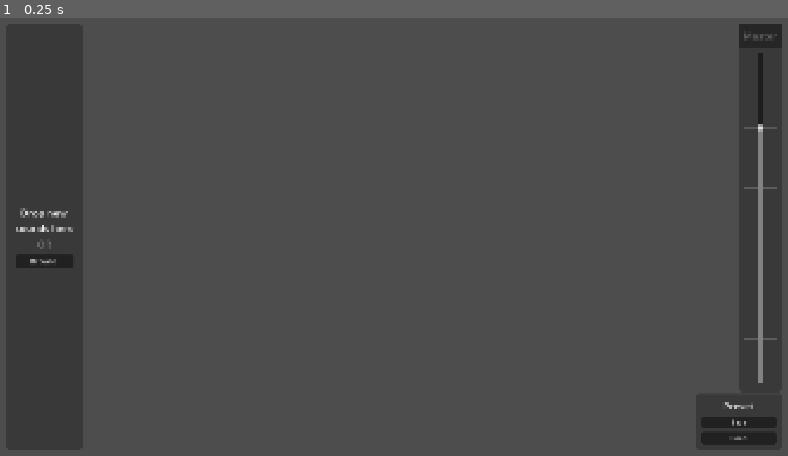
Above: before the commit, frame 1.
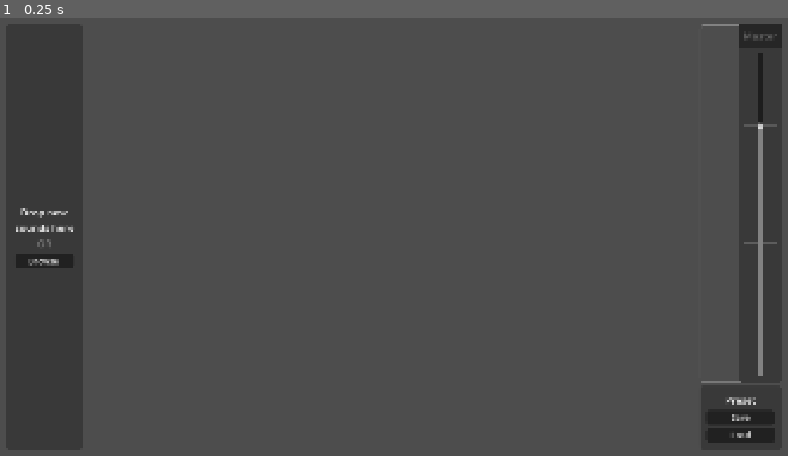
Above: after the commit, the same moment.

Repository: Raisinaut/soundscaper
Game: Godot game, scene res://mixer/mixer.tscn
Two runs of this game, one before a commit and one after it. Both use one fixed random seed, a clock stepped at 60 frames per second and the inputs below.
Inputs:
- Up to frame 1 (0.25 s): no input

The runs differ from the first frame. In frame 1, 0.4% of the frame differs, in the area x 2-99%, y 1-97%.

Commit message:
Generalized base class for hover-reactive panels

Diff:
--- a/godot/mixer/channel/channel.tscn
+++ b/godot/mixer/channel/channel.tscn
@@ -115,6 +115,7 @@
 unique_name_in_owner = true
 layout_mode = 2
 size_flags_horizontal = 3
+focus_mode = 0
 theme_override_font_sizes/font_size = 24
 toggle_mode = true
 text = "M"
@@ -123,6 +124,7 @@
 unique_name_in_owner = true
 layout_mode = 2
 size_flags_horizontal = 3
+focus_mode = 0
 theme_override_font_sizes/font_size = 24
 toggle_mode = true
 text = "S"
--- a/godot/mixer/channel/channel_theme.tres
+++ b/godot/mixer/channel/channel_theme.tres
@@ -21,7 +21,7 @@
 [sub_resource type="StyleBoxFlat" id="StyleBoxFlat_qpmpc"]
 content_margin_top = 3.0
 content_margin_bottom = 4.0
-bg_color = Color(0.0980985, 0.0980985, 0.0980982, 1)
+bg_color = Color(0.033853278, 0.033853278, 0.033853274, 1)
 corner_radius_top_left = 8
 corner_radius_top_right = 8
 corner_radius_bottom_right = 8
@@ -35,6 +35,7 @@
 corner_radius_bottom_left = 8
 
 [resource]
+Button/font_sizes/font_size = 20
 Button/styles/hover = SubResource("StyleBoxFlat_b3qa0")
 Button/styles/normal = SubResource("StyleBoxFlat_g8wek")
 Button/styles/pressed = SubResource("StyleBoxFlat_qpmpc")
--- a/godot/mixer/channel/new_channel.gd
+++ b/godot/mixer/channel/new_channel.gd
@@ -1,23 +1,17 @@
-extends PanelContainer
+extends HoverPanelContainer
 
 signal sound_added(audio_stream, filename)
 
 @onready var browse_button = %BrowseButton
-@onready var hover_detection : Button = %HoverDetection
 @onready var browse_dialog = $BrowseDialog
-
-var mouse_in_window : bool = false
-var brightness_tween : Tween
 
 
 func _ready():
+	super()
 	# Connect signals
 	browse_button.pressed.connect(_on_browse_button_pressed)
 	browse_dialog.files_selected.connect(_on_files_selected)
 	get_window().files_dropped.connect(_on_files_dropped)
-
-func _process(_delta: float) -> void:
-	sync_color_with_hover()
 
 
 # SIGNALS ----------------------------------------------------------------------
@@ -37,32 +31,3 @@
 func add_files(files : Array) -> void:
 	for file_path in files:
 		sound_added.emit(file_path)
-
-
-# CHECKS -----------------------------------------------------------------------
-# Tracks mouse focus
-func _notification(what: int) -> void:
-	match(what):
-		NOTIFICATION_WM_MOUSE_ENTER:
-			mouse_in_window = true
-		NOTIFICATION_WM_MOUSE_EXIT:
-			mouse_in_window = false
-
-## Checks if the mouse is hovering over the specified area
-func is_hovered():
-	var node = hover_detection
-	var hover_rect = Rect2(node.position, node.size)
-	var mouse_pos = get_local_mouse_position()
-	return hover_rect.has_point(mouse_pos)
-
-## Darkens the root node when hover is active
-func sync_color_with_hover():
-	if is_hovered() and mouse_in_window:
-		tween_brightness(1.1)
-	else:
-		tween_brightness(1.0)
-
-func tween_brightness(brightness : float):
-	var c = Color.BLACK.lightened(brightness)
-	brightness_tween = create_tween()
-	brightness_tween.tween_property(self, "self_modulate", c, 0.1)
--- a/godot/mixer/channel/new_channel.tscn
+++ b/godot/mixer/channel/new_channel.tscn
@@ -1,11 +1,9 @@
-[gd_scene load_steps=6 format=3 uid="uid://dus288tcjq5gh"]
+[gd_scene load_steps=5 format=3 uid="uid://dus288tcjq5gh"]
 
 [ext_resource type="Theme" uid="uid://yjlloxuxuglv" path="res://mixer/channel/channel_theme.tres" id="1_5egym"]
 [ext_resource type="Script" uid="uid://c0ynobyxh4d8q" path="res://mixer/channel/new_channel.gd" id="1_im4bs"]
 [ext_resource type="LabelSettings" uid="uid://be4xqm441ll6q" path="res://mixer/channel/info_label_settings.tres" id="2_87fmu"]
 [ext_resource type="PackedScene" uid="uid://ci5xwxytvysmg" path="res://mixer/channel/browse_dialog.tscn" id="4_5egym"]
-
-[sub_resource type="StyleBoxEmpty" id="StyleBoxEmpty_4cpti"]
 
 [node name="NewChannel" type="PanelContainer"]
 custom_minimum_size = Vector2(120, 500)
@@ -14,21 +12,6 @@
 size_flags_horizontal = 0
 theme = ExtResource("1_5egym")
 script = ExtResource("1_im4bs")
-
-[node name="HoverDetection" type="Button" parent="."]
-unique_name_in_owner = true
-layout_mode = 2
-theme_override_styles/normal = SubResource("StyleBoxEmpty_4cpti")
-theme_override_styles/normal_mirrored = SubResource("StyleBoxEmpty_4cpti")
-theme_override_styles/pressed = SubResource("StyleBoxEmpty_4cpti")
-theme_override_styles/pressed_mirrored = SubResource("StyleBoxEmpty_4cpti")
-theme_override_styles/hover = SubResource("StyleBoxEmpty_4cpti")
-theme_override_styles/hover_mirrored = SubResource("StyleBoxEmpty_4cpti")
-theme_override_styles/hover_pressed = SubResource("StyleBoxEmpty_4cpti")
-theme_override_styles/hover_pressed_mirrored = SubResource("StyleBoxEmpty_4cpti")
-theme_override_styles/disabled = SubResource("StyleBoxEmpty_4cpti")
-theme_override_styles/disabled_mirrored = SubResource("StyleBoxEmpty_4cpti")
-theme_override_styles/focus = SubResource("StyleBoxEmpty_4cpti")
 
 [node name="MarginContainer" type="MarginContainer" parent="."]
 layout_mode = 2
@@ -64,7 +47,6 @@
 unique_name_in_owner = true
 layout_mode = 2
 focus_mode = 0
-theme_override_font_sizes/font_size = 18
 text = "Browse "
 
 [node name="BrowseDialog" parent="." instance=ExtResource("4_5egym")]
--- /dev/null
+++ b/godot/mixer/classes/hover_panel_container.gd
@@ -0,0 +1,51 @@
+class_name HoverPanelContainer
+extends PanelContainer
+
+var hover_detection : Button = null
+var mouse_in_window : bool = false
+var brightness_tween : Tween
+
+
+func _ready() -> void:
+	setup_hover_detection()
+
+func _process(_delta: float) -> void:
+	sync_color_with_hover()
+
+func setup_hover_detection() -> void:
+	hover_detection = Button.new()
+	var style_box = StyleBoxEmpty.new()
+	hover_detection.add_theme_stylebox_override("disabled", style_box)
+	hover_detection.disabled = true
+	hover_detection.mouse_filter = Button.MOUSE_FILTER_IGNORE
+	call_deferred_thread_group("add_child", hover_detection)
+
+
+# CHECKS -----------------------------------------------------------------------
+# Tracks mouse focus
+func _notification(what: int) -> void:
+	match(what):
+		NOTIFICATION_WM_MOUSE_ENTER:
+			mouse_in_window = true
+		NOTIFICATION_WM_MOUSE_EXIT:
+			mouse_in_window = false
+
+## Checks if the mouse is hovering over the specified area
+func is_hovered() -> bool:
+	if not hover_detection:
+		return false
+	var hover_rect = Rect2(hover_detection.position, hover_detection.size)
+	var mouse_pos = get_local_mouse_position()
+	return hover_rect.has_point(mouse_pos)
+
+## Darkens the root node when hover is active
+func sync_color_with_hover():
+	if is_hovered() and mouse_in_window:
+		tween_brightness(1.1)
+	else:
+		tween_brightness(1.0)
+
+func tween_brightness(brightness : float):
+	var c = Color.BLACK.lightened(brightness)
+	brightness_tween = create_tween()
+	brightness_tween.tween_property(self, "self_modulate", c, 0.1)
--- a/godot/mixer/mixer.tscn
+++ b/godot/mixer/mixer.tscn
@@ -8,7 +8,17 @@
 [ext_resource type="PackedScene" uid="uid://cugguqir4jr0k" path="res://spectrum/Spectrum.tscn" id="6_o017n"]
 [ext_resource type="PackedScene" uid="uid://bh8wq1x6q7f6x" path="res://mixer/channel/master_channel.tscn" id="7_iu4hc"]
 [ext_resource type="LabelSettings" uid="uid://be4xqm441ll6q" path="res://mixer/channel/info_label_settings.tres" id="8_5d0os"]
+[ext_resource type="Script" uid="uid://pn6mjwda0osq" path="res://mixer/classes/hover_panel_container.gd" id="8_lyhsy"]
 [ext_resource type="PackedScene" uid="uid://ci5xwxytvysmg" path="res://mixer/channel/browse_dialog.tscn" id="9_802uk"]
+
+[sub_resource type="StyleBoxFlat" id="StyleBoxFlat_802uk"]
+bg_color = Color(0.6, 0.6, 0.6, 0)
+border_width_left = 3
+border_width_top = 3
+border_width_bottom = 3
+border_color = Color(0.50980395, 0.50980395, 0.50980395, 1)
+corner_radius_top_left = 8
+corner_radius_bottom_left = 8
 
 [sub_resource type="Curve" id="Curve_hvb6u"]
 _limits = [0.0, 1.0, 0.0, 3.0]
@@ -73,12 +83,18 @@
 [node name="VBoxContainer" type="VBoxContainer" parent="MarginContainer/HBoxContainer/ScrollContainer/MarginContainer/HBoxContainer"]
 layout_mode = 2
 theme = ExtResource("5_2kdrk")
+theme_override_constants/separation = 8
 
 [node name="HBoxContainer" type="HBoxContainer" parent="MarginContainer/HBoxContainer/ScrollContainer/MarginContainer/HBoxContainer/VBoxContainer"]
 layout_mode = 2
 size_flags_vertical = 3
+theme_override_constants/separation = -8
 
-[node name="Spectrum" parent="MarginContainer/HBoxContainer/ScrollContainer/MarginContainer/HBoxContainer/VBoxContainer/HBoxContainer" instance=ExtResource("6_o017n")]
+[node name="PanelContainer" type="PanelContainer" parent="MarginContainer/HBoxContainer/ScrollContainer/MarginContainer/HBoxContainer/VBoxContainer/HBoxContainer"]
+layout_mode = 2
+theme_override_styles/panel = SubResource("StyleBoxFlat_802uk")
+
+[node name="Spectrum" parent="MarginContainer/HBoxContainer/ScrollContainer/MarginContainer/HBoxContainer/VBoxContainer/HBoxContainer/PanelContainer" instance=ExtResource("6_o017n")]
 custom_minimum_size = Vector2(100, 0)
 layout_mode = 2
 bus_volume_curve = SubResource("Curve_hvb6u")
@@ -88,13 +104,15 @@
 
 [node name="PresetOptions" type="PanelContainer" parent="MarginContainer/HBoxContainer/ScrollContainer/MarginContainer/HBoxContainer/VBoxContainer"]
 layout_mode = 2
+script = ExtResource("8_lyhsy")
+metadata/_custom_type_script = "uid://pn6mjwda0osq"
 
 [node name="MarginContainer" type="MarginContainer" parent="MarginContainer/HBoxContainer/ScrollContainer/MarginContainer/HBoxContainer/VBoxContainer/PresetOptions"]
 layout_mode = 2
-theme_override_constants/margin_left = 12
-theme_override_constants/margin_top = 12
-theme_override_constants/margin_right = 12
-theme_override_constants/margin_bottom = 12
+theme_override_constants/margin_left = 16
+theme_override_constants/margin_top = 16
+theme_override_constants/margin_right = 16
+theme_override_constants/margin_bottom = 16
 
 [node name="VBoxContainer" type="VBoxContainer" parent="MarginContainer/HBoxContainer/ScrollContainer/MarginContainer/HBoxContainer/VBoxContainer/PresetOptions/MarginContainer"]
 layout_mode = 2
@@ -118,7 +136,8 @@
 layout_mode = 2
 focus_mode = 0
 theme = SubResource("Theme_ow1iv")
-text = "Load"
+text = "Load
+"
 
 [node name="BrowseDialog" parent="." instance=ExtResource("9_802uk")]
 oversampling_override = 1.0
--- a/godot/test_save.json
+++ b/godot/test_save.json
@@ -1,13 +1,24 @@
 [
 	{
 		"audio_file_path": "/home/zach/dev/git/2025/soundscaper/godot/assets/audio/loops/558729__gerent__birds-nature-outdoors-190512_0058s12-091-098-009-048.wav",
-		"filter_highpass": -1.0,
+		"filter_highpass": -0.350647897452158,
 		"filter_lowpass": 1.0,
 		"mute": false,
 		"name_label": "birdies",
 		"pan": 0.0,
+		"pitch": 0.0933710322505392,
+		"solo": false,
+		"volume": 0.0
+	},
+	{
+		"audio_file_path": "/home/zach/dev/git/2025/soundscaper/godot/assets/audio/loops/829612__benson_arizona__20251013_1323_falls.mp3",
+		"filter_highpass": -1.0,
+		"filter_lowpass": 1.0,
+		"mute": false,
+		"name_label": "829612__benson_arizona__20251013_1323_falls",
+		"pan": 0.0,
 		"pitch": 0.0,
 		"solo": false,
-		"volume": 0.0
+		"volume": -6.6
 	}
 ]
--- a/godot/test_save_alt.json
+++ /dev/null
@@ -1,13 +0,0 @@
-[
-	{
-		"audio_file_path": "/home/zach/dev/git/2025/soundscaper/godot/assets/audio/loops/558729__gerent__birds-nature-outdoors-190512_0058s12-091-098-009-048.wav",
-		"filter_highpass": -0.350647897452158,
-		"filter_lowpass": 1.0,
-		"mute": false,
-		"name_label": "birdies",
-		"pan": 0.0,
-		"pitch": 0.619643160106536,
-		"solo": false,
-		"volume": 0.0
-	}
-]
Not shown, added: godot/mixer/classes/hover_panel_container.gd.uid
Not shown: 1 places in godot/mixer/mixer.tscn that only renumber resources
